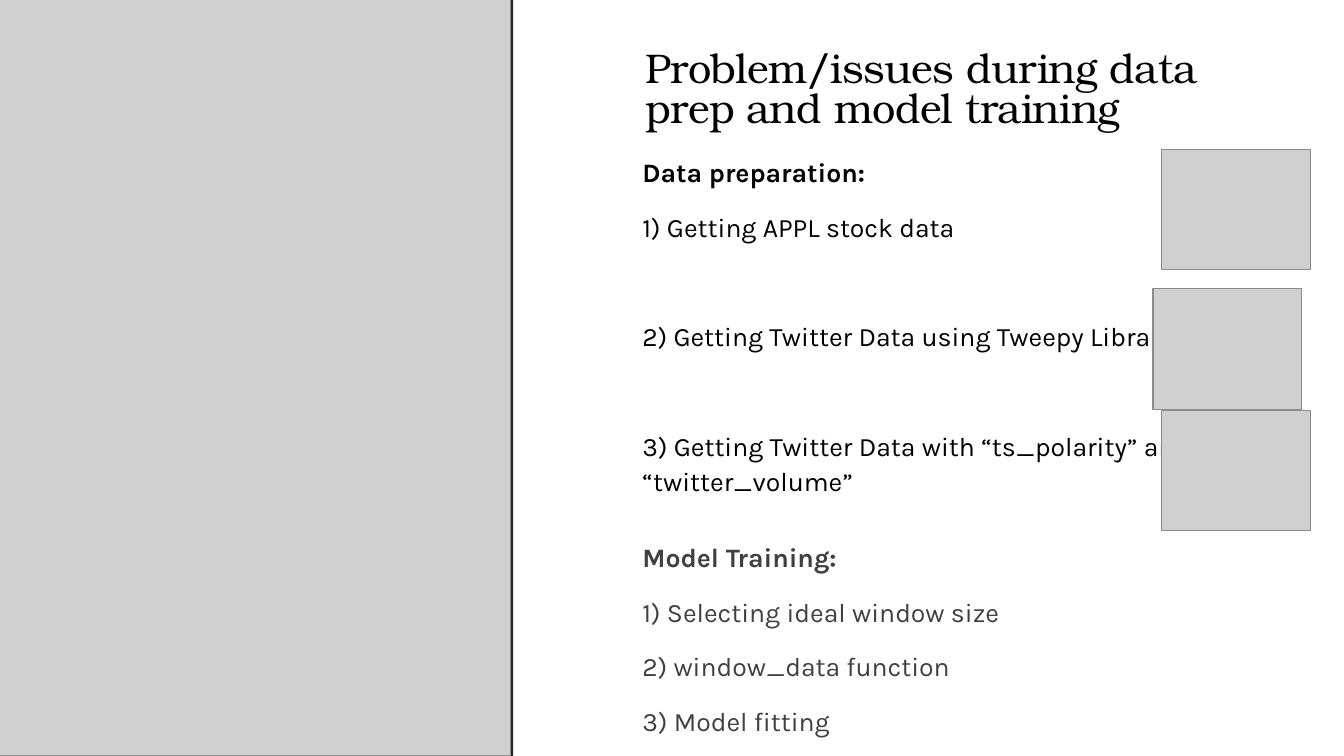
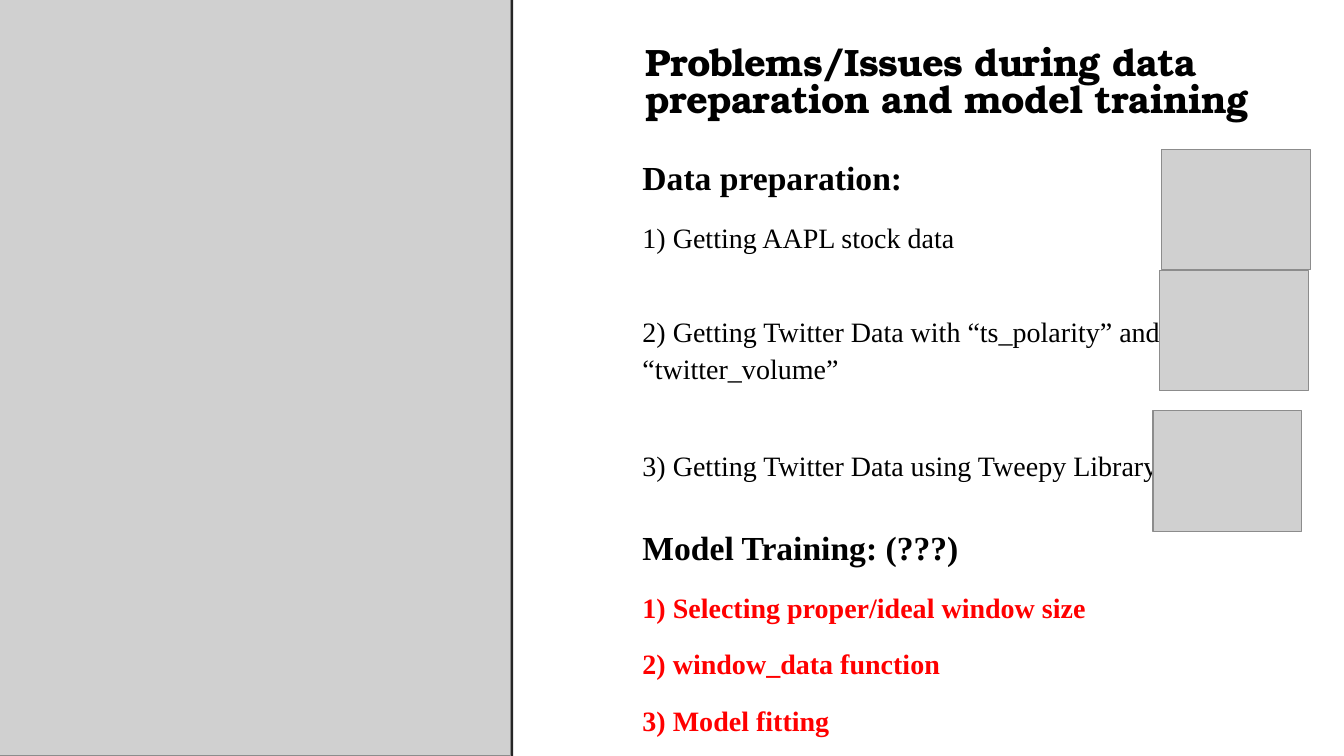
Before and after one commit to you915/Sentiment-Analysis-of-Twitter-Data-for-predicting-Apple-stock-price, a slide deck: slide 7 of Project 2 - Group 4.pptx (slide 5 before the commit). Drawn at 1344x756 pixels with LibreOffice and Linux fonts; fonts in the diff are those of the drawing; grey boxes stand for pictures. Boxes give left, top, right and bottom in pixels: in the first picture for what was removed or moved away, otherwise in the second. Text is boxed around its words. In the diff, an @@ line names an element or a change of style, - is before the commit and + after.

Commit message:
updated ppt and updated images

```diff
--- a/Project 2 - Group 4.pptx
+++ b/Project 2 - Group 4.pptx
@@ text at (646,47,1249,123): text changed; size 29.6 to 27.2 pt; bold on @@
-Problem/issues during data prep and model training
+Problems/Issues during data preparation and model training
@@ text at (642,166,940,736): size 19 to 24 pt in "Data preparation:"; font Karla to Times New Roman in "Data preparation:", "2) window_data function", "3) Model fitting"; size 19 to 20 pt, text colour #404040 to #FF0000, bold on in "2) window_data function", "3) Model fitting" @@
@@ text at (642,228,1159,623): text changed; size 19 to 20 pt; font Karla to Times New Roman @@
-  1) Getting APPL stock data
-  2) Getting Twitter Data using Tweepy Library
-  3) Getting Twitter Data with “ts_polarity” and “twitter_volume”
-  Model Training:
-  1) Selecting ideal window size
+  1) Getting AAPL stock data
+  2) Getting Twitter Data with “ts_polarity” and “twitter_volume”
+  3) Getting Twitter Data using Tweepy Library
+  Model Training: (???)
+  1) Selecting proper/ideal window size
@@ picture: place and size @@
-picture at (1163,410,1312,530)
+picture at (1159,270,1309,390)
@@ picture: place and size @@
-picture at (1153,288,1303,408)
+picture at (1153,411,1303,531)
```
Also in this commit, not shown: 5 other slides changed, 2 slides added, 2 slides removed.
